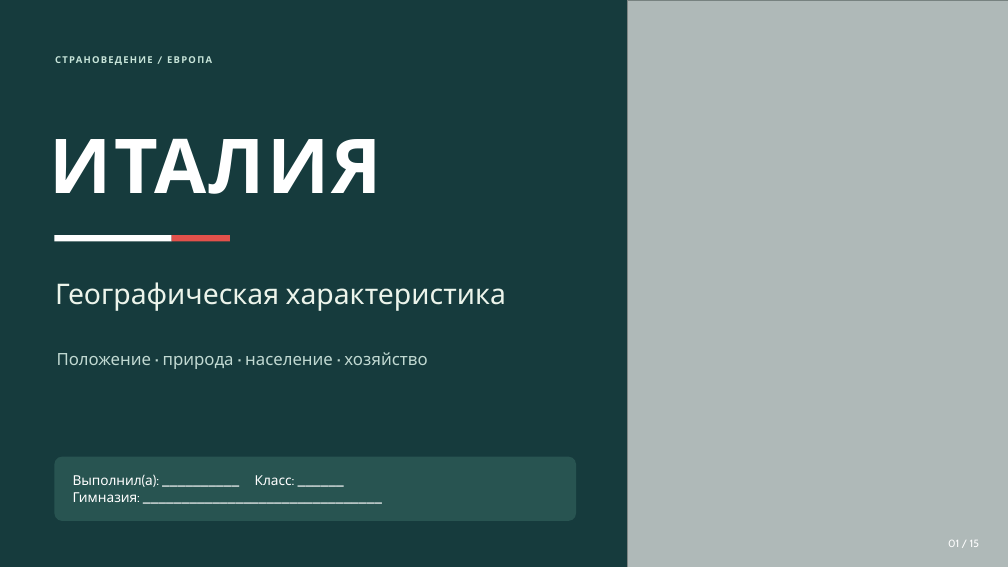
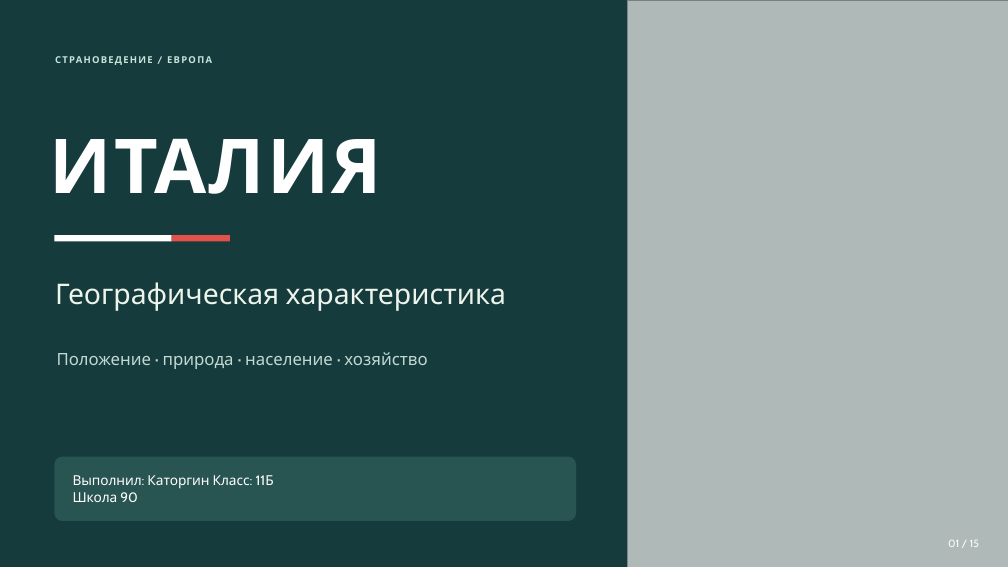
Before and after one commit to Veterno/italy, a slide deck: slide 1 of downloads/Италия_презентация_без_источников.pptx. Drawn at 1008x567 pixels with LibreOffice and Linux fonts; fonts in the diff are those of the drawing; grey boxes stand for pictures. Boxes give left, top, right and bottom in pixels: in the first picture for what was removed or moved away, otherwise in the second. Text is boxed around its words. In the diff, an @@ line names an element or a change of style, - is before the commit and + after.

```diff
--- a/downloads/Италия_презентация_без_источников.pptx
+++ b/downloads/Италия_презентация_без_источников.pptx
@@ text at (73, 475, 274, 502): text changed @@
-Выполнил(а): __________ Класс: ______
-Гимназия: _______________________________
+Выполнил: Каторгин Класс: 11Б
+Школа 90
```
Also in this commit, not shown: 2 other slides changed, 1 slide added, 1 slide removed.
